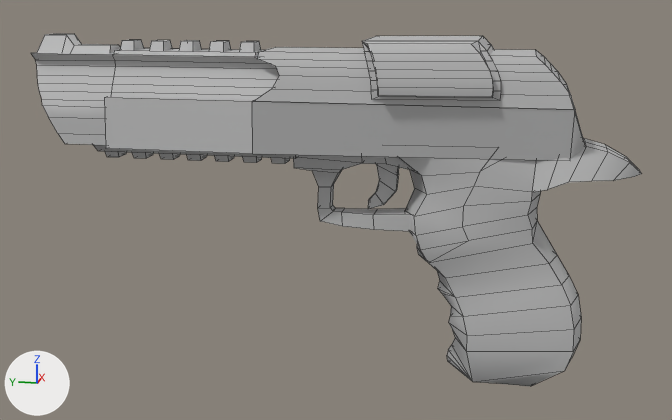
An edit to the FBX model Glitched Game/Assets/Models/Gun_V2.fbx, drawn before and after from the same camera.
Before and after are seen from a 50 mm lens placed at (-0.518, -0.022, 0.122), pointed at (0.0, 0.081, -0.008). Arrows for +X, +Y and +Z are at lower left; the lights stay in place. Mesh edges are drawn as thin lines. Where no turn or scale is listed for an object, it has been applied to the vertices.

The older version as bpy lines, for what is in view:
```python
me_untitled = bpy.data.meshes.new('Untitled')
me_untitled.from_pydata(...)  # 387 vertices, 326 faces; spans x -0.028..0.028, y -0.087..0.258, z -0.103..0.091
me_untitled.materials.append(mat_lambert1)  # grey #bcbcbc
me_untitled_001 = bpy.data.meshes.new('Untitled.001')
me_untitled_001.from_pydata(...)  # 104 vertices, 100 faces; spans x -0.033..0.033, y -0.049..0.123, z 0.058..0.092
me_untitled_001.materials.append(mat_lambert1)  # grey #bcbcbc
me_untitled_002 = bpy.data.meshes.new('Untitled.002')
me_untitled_002.from_pydata(...)  # 20 vertices, 17 faces; spans x -0.0028..0.0028, y 0.0445..0.062, z -0.0058..0.0284
me_untitled_002.materials.append(mat_lambert1)  # grey #bcbcbc
ob_gun_base = bpy.data.objects.new('Gun_Base', me_untitled)
ob_gun_base.location = (0.0, 0.0, 0.0)
ob_gun_piece_1 = bpy.data.objects.new('Gun_Piece_1', me_untitled_001)
ob_gun_piece_1.location = (0.0, 0.0, 0.0)
ob_gun_trigger = bpy.data.objects.new('Gun_Trigger', me_untitled_002)
ob_gun_trigger.location = (0.0, 0.0, 0.0)
```
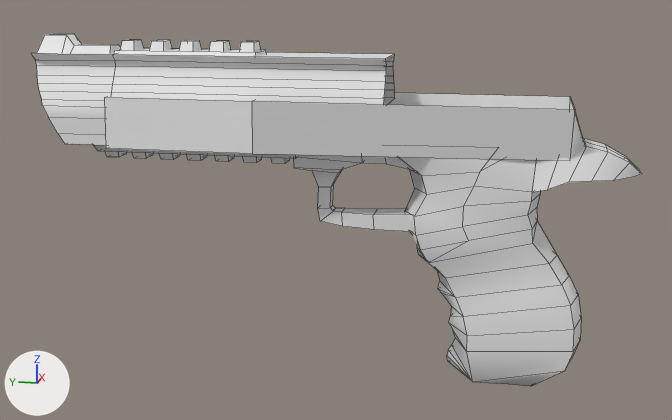
The newer file is also turned or shifted as a whole; pictures and numbers use the older file's frame.

Diff of the bpy script that builds the scene:
```diff
--- a/Glitched Game/Assets/Models/Gun_V2.fbx.py
+++ b/Glitched Game/Assets/Models/Gun_V2.fbx.py
@@ mat_lambert1_001 @@
+mat_lambert1_001 = principled_material('lambert1.001')
+mat_lambert1_001.base_color = (0.8, 0.8, 0.8)  # white #e7e7e7
+mat_lambert1_001.roughness = 0.553
@@ me_untitled @@
 me_untitled.from_pydata(...)  # 387 vertices, 326 faces; spans x -0.028..0.028, y -0.087..0.258, z -0.103..0.091
-me_untitled.materials.append(mat_lambert1)  # grey #bcbcbc
+me_untitled.materials.append(mat_lambert1_001)  # white #e7e7e7
@@ ob_gun_trigger @@
-ob_gun_trigger = bpy.data.objects.new('Gun_Trigger', me_untitled_002)
-ob_gun_trigger.location = (0.0, 0.0, 0.0)
@@ ob_gun_piece_1 @@
-ob_gun_piece_1 = bpy.data.objects.new('Gun_Piece_1', me_untitled_001)
-ob_gun_piece_1.location = (0.0, 0.0, 0.0)
```

Pixel boxes [x1, y1, x2, y2] of what changed, in the pictures (672 x 420 px):
'Gun_Base', recoloured: [31, 34, 641, 386] in both
'Gun_Piece_1', deleted: before [253, 36, 575, 110]
'Gun_Trigger', deleted: before [368, 164, 399, 209]
